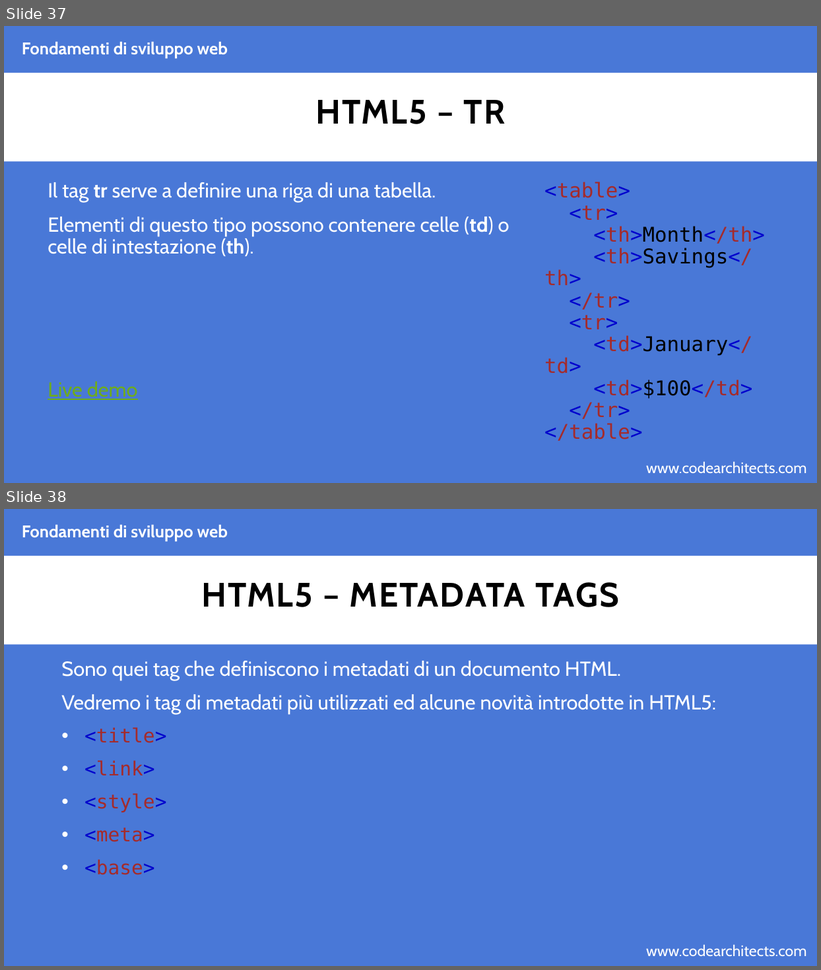
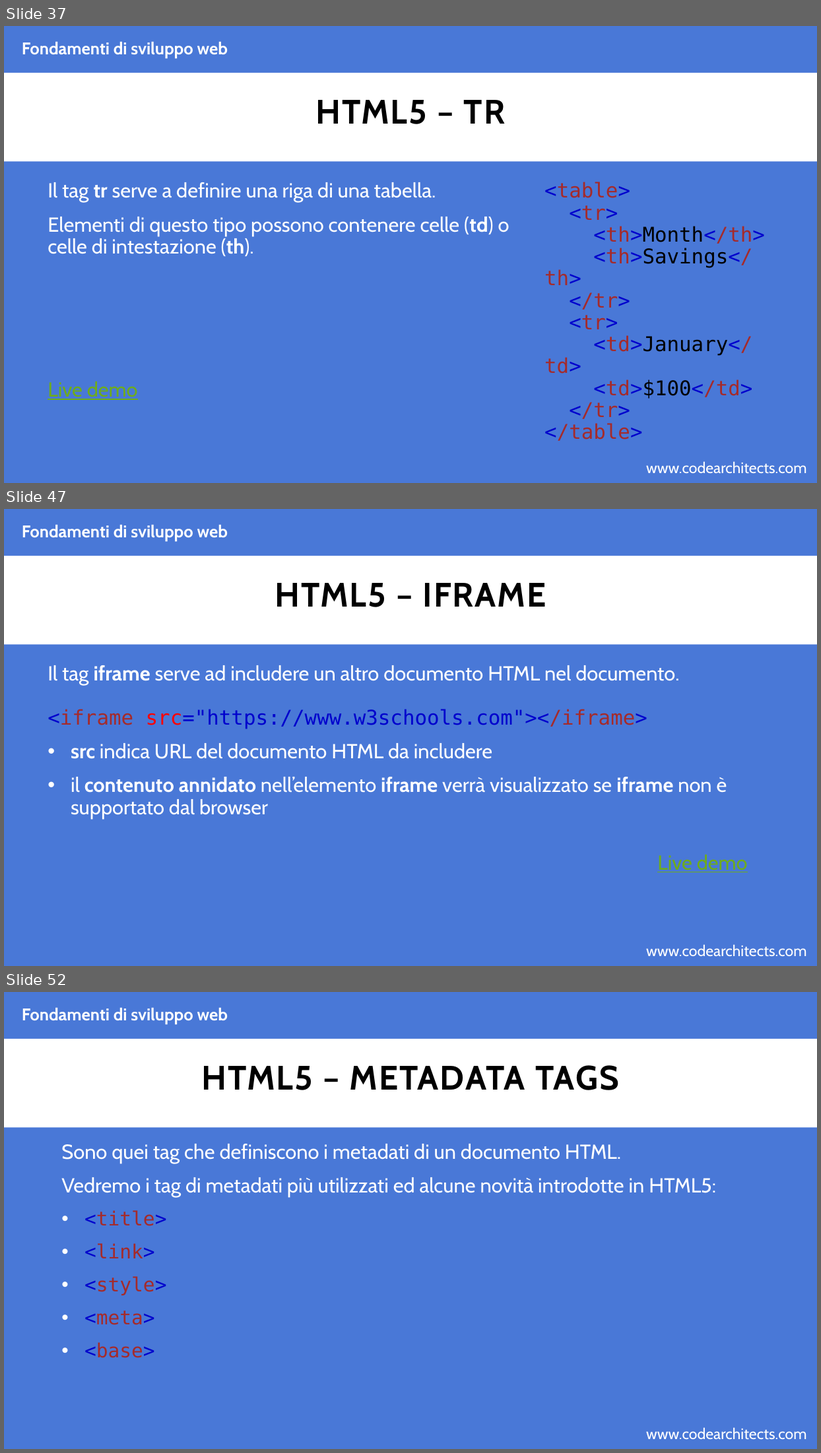
Before and after one commit to CodeArchitectsTraining/fondamenti-sviluppo-web-29052018, a slide deck: slides/html.pptx. Shown one above the other, each under a label of ours: slides 37 and 38 before the commit, slides 37, 47 and 52 after it; the slides between them are not shown. The pictures are 821x970 and 821x1453 pixels, drawn with LibreOffice and Linux fonts; fonts in the diff are those of the drawing; background and template pictures are left out. Boxes give left, top, right and bottom in pixels: in the first picture for what was removed or moved away, otherwise in the second. Text is boxed around its words. In the diff, an @@ line names an element or a change of style, - is before the commit and + after.

Commit message:
adding html slides

```diff
--- a/slides/html.pptx
+++ b/slides/html.pptx
@@ slide 47 added at (x1=4, y1=509, x2=817, y2=966), background #4978D7; not listed: 2 template elements that a slide beside it also shows @@
@@ text added at (x1=22, y1=524, x2=228, y2=541), 20 pt, text #FFFFFF, bold @@
+Fondamenti di sviluppo web
@@ title added at (x1=275, y1=583, x2=547, y2=607), 40 pt, text #000000, bold @@
+HTML5 – IFRAME
@@ text added at (x1=48, y1=665, x2=748, y2=873), 24 pt, text #FFFFFF @@
+Il tag iframe serve ad includere un altro documento HTML nel documento.
+<iframe src="https://www.w3schools.com"></iframe>
+• src indica URL del documento HTML da includere
+• il contenuto annidato nell’elemento iframe verrà visualizzato se iframe non è supportato dal browser
+Live demo
@@ what was slide 38 is now slide 52 @@
```
Also in this commit, not shown: 13 other slides added, 2 other files.
